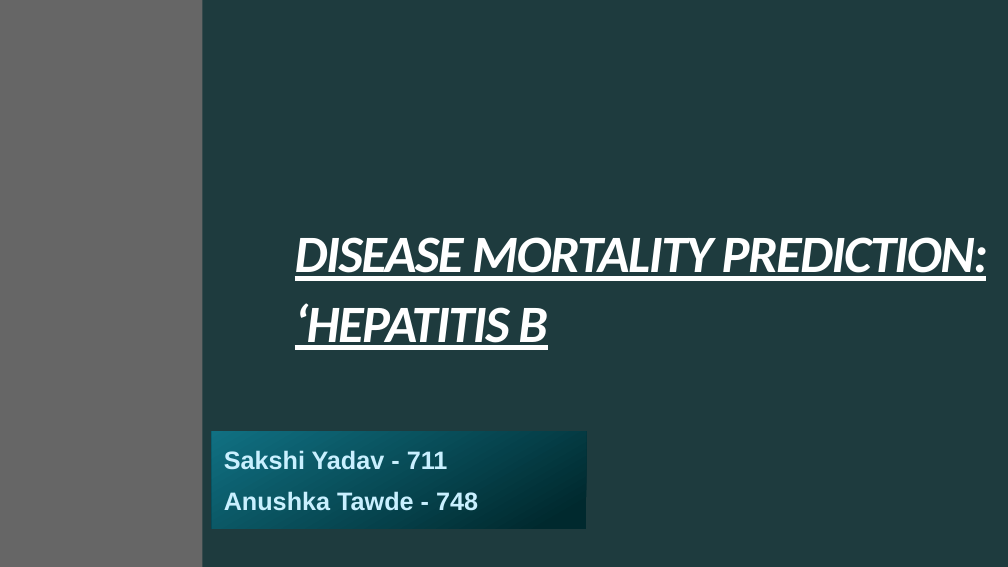
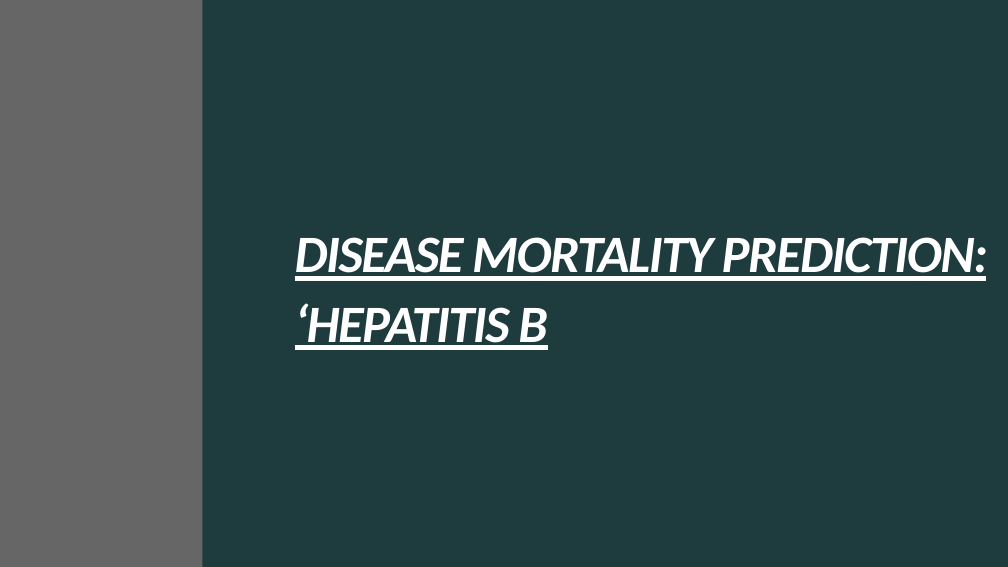
Before and after one commit to Aartideokar/Disease-Mortality-Prediction-Hepatitis-B-, a slide deck: slide 1 of Disease Mortality Prediction PPT.pptx. Drawn at 1008x567 pixels with LibreOffice and Linux fonts; fonts in the diff are those of the drawing; background and template pictures are left out. Boxes give left, top, right and bottom in pixels: in the first picture for what was removed or moved away, otherwise in the second. Text is boxed around its words. In the diff, an @@ line names an element or a change of style, - is before the commit and + after.

```diff
--- a/Disease Mortality Prediction PPT.pptx
+++ b/Disease Mortality Prediction PPT.pptx
@@ subtitle removed at (212, 431, 586, 529) @@
-Sakshi Yadav - 711
-Anushka Tawde - 748
```
Also in this commit, not shown: 1 slide removed.
